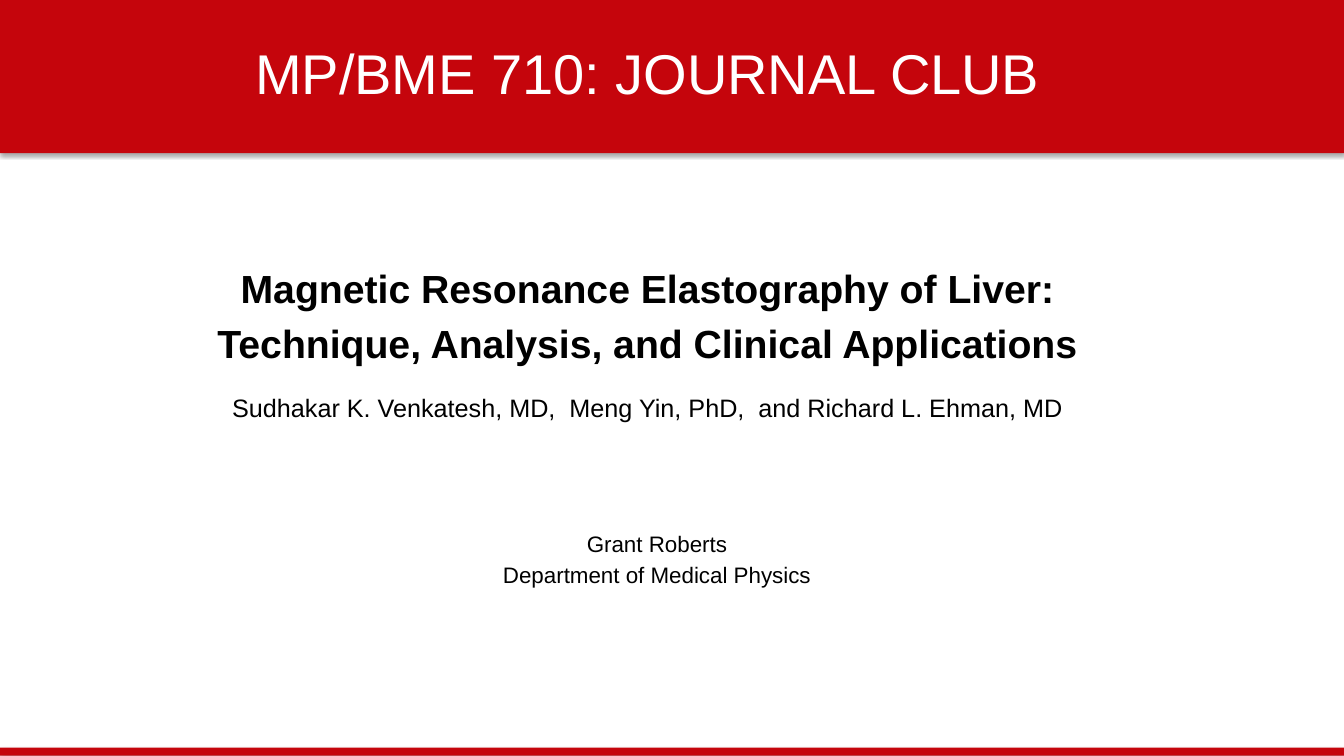
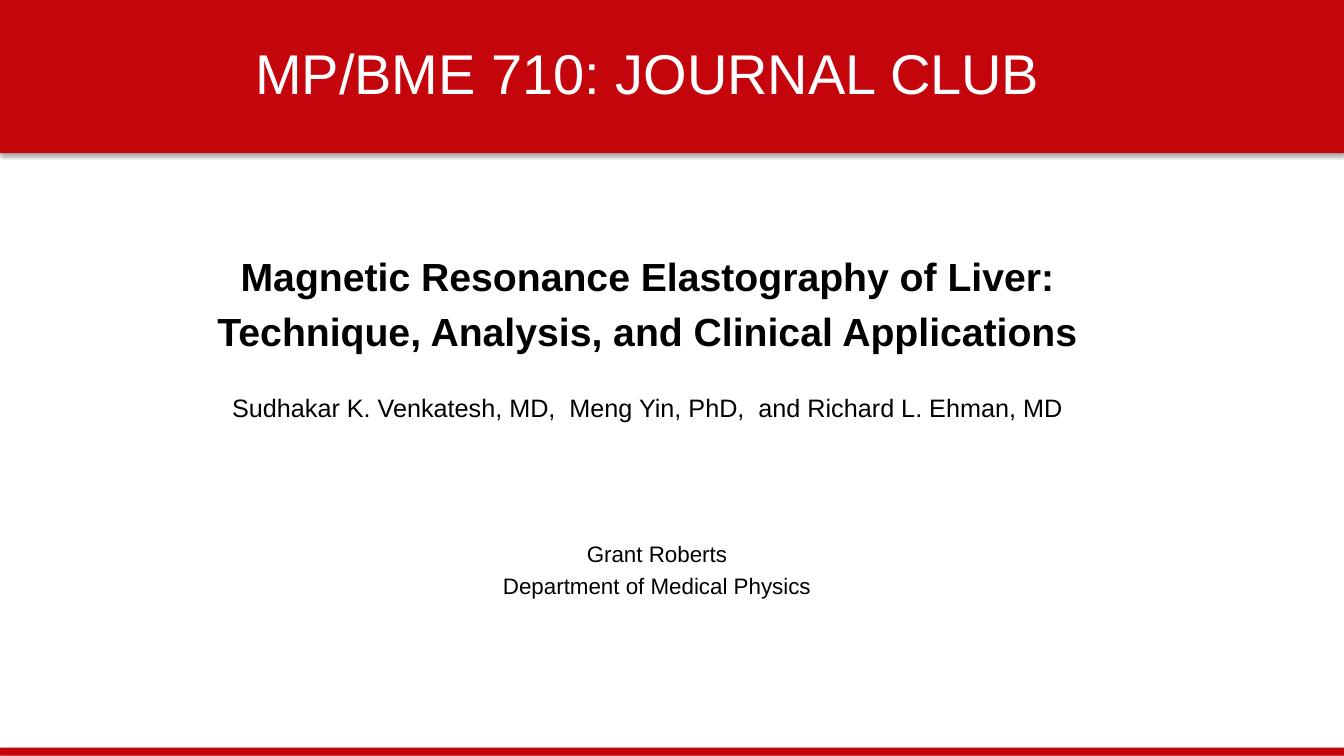
Before and after one commit to gsroberts1/MP710, a slide deck: slide 1 of Journal Club/Phase-Contrast and Elastography/MRE - Grant Roberts.pptx. Drawn at 1344x756 pixels with LibreOffice and Linux fonts; fonts in the diff are those of the drawing; background and template pictures are left out. Boxes give left, top, right and bottom in pixels: in the first picture for what was removed or moved away, otherwise in the second. Text is boxed around its words. In the diff, an @@ line names an element or a change of style, - is before the commit and + after.

```diff
--- a/Journal Club/Phase-Contrast and Elastography/MRE - Grant Roberts.pptx
+++ b/Journal Club/Phase-Contrast and Elastography/MRE - Grant Roberts.pptx
@@ text "Magnetic Resonance Elastography of Liver:": place and size @@
-text "Magnetic Resonance Elastography of Liver:" at <box>217,274,1077,366</box>
+text "Magnetic Resonance Elastography of Liver:" at <box>217,262,1077,354</box>
@@ text "Grant Roberts": place and size @@
-text "Grant Roberts" at <box>503,535,811,588</box>
+text "Grant Roberts" at <box>503,545,811,599</box>
```
Also in this commit, not shown: 1 other slide changed, 13 slides added, 3 slides removed, 1 other file.
